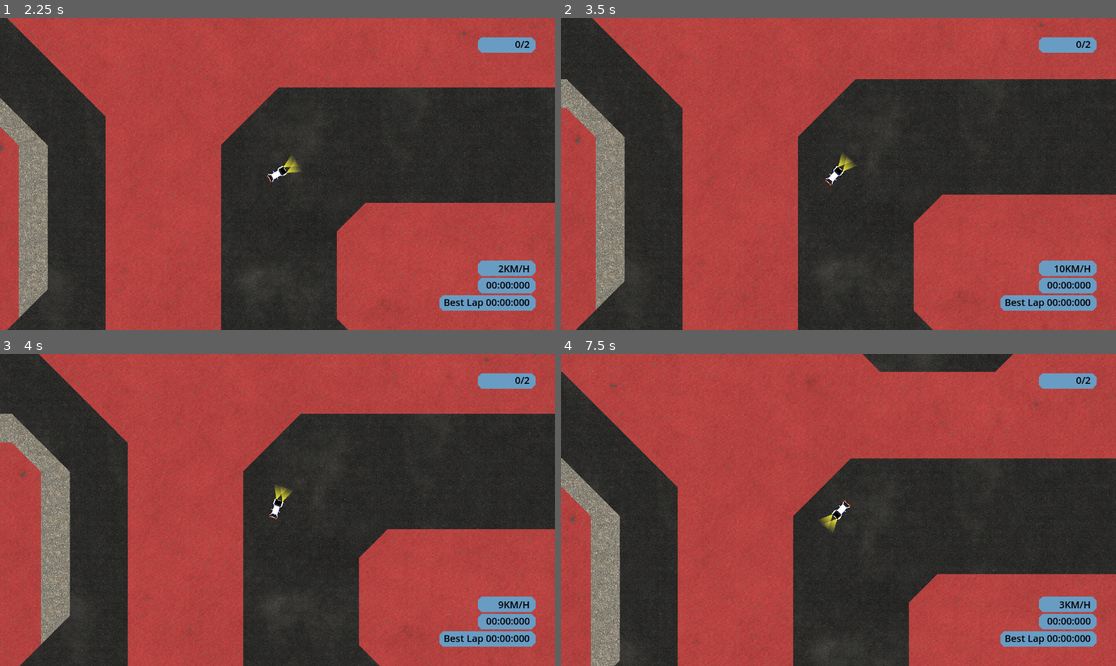
Above: before the commit, frames 1-4 (two rows, left to right).
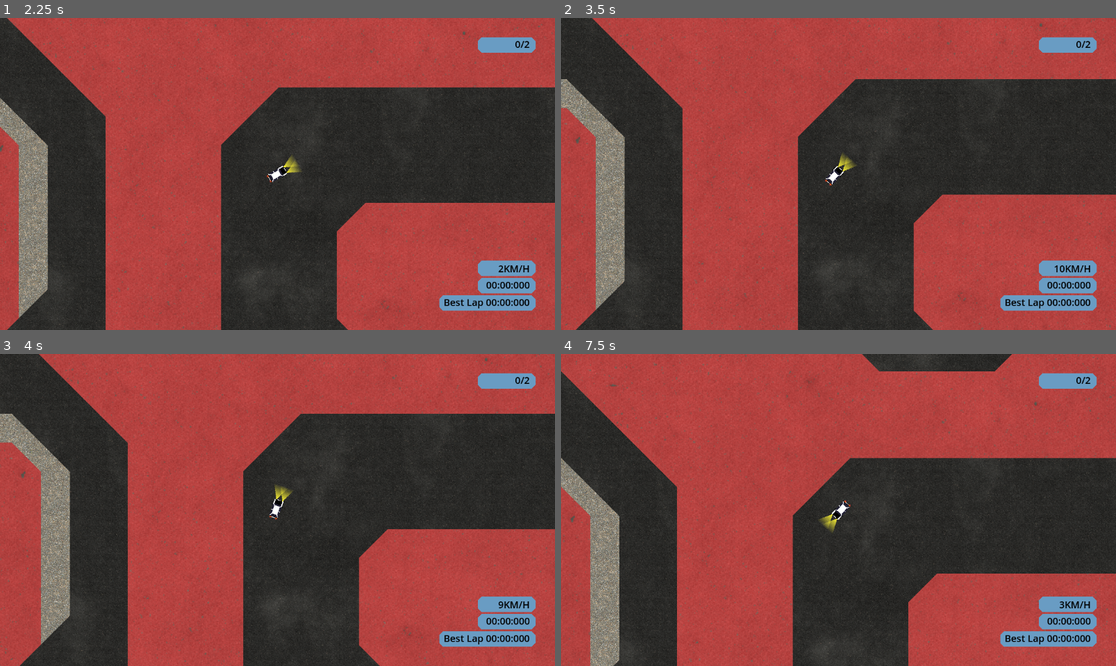
Above: after the commit, the same moments.

Repository: ras-marques/dejadrift
Game: Godot game, scene res://Scenes/main_menu.tscn
The game is run twice, just before and just after one commit, with the same random seed, the same clock (stepped at 60 frames per second) and the same inputs. Sound files missing from this copy of the repository are replaced by a short silence.
Inputs:
- Up to frame 1 (2.25 s): click "CAREER" at 0.5 s; tap Enter at 1.25 s; hold D (car_turn_right) 1.28-2.03 s; tap Space (car_handbrake) at 2 s; hold S (car_brake) from 2.03 s (still down)
- Up to frame 2 (3.5 s): release S (car_brake) at 2.78 s; hold D (car_turn_right) from 2.78 s (still down)
- Up to frame 3 (4 s): release D (car_turn_right) at 3.53 s; hold W (car_accelerate) from 3.53 s (still down)
- Up to frame 4 (7.5 s): release W (car_accelerate) at 4.28 s; hold A (car_turn_left) 4.28-5.78 s; hold S (car_brake) 5.78-6.53 s; hold D (car_turn_right) 6.53-7.28 s; hold W (car_accelerate) from 7.28 s (still down)

Frame 1 is identical in both runs. In frame 2, 0.4% of the frame differs, in the area x 0-53%, y 19-94%; in frame 3, 0.8%; in frame 4, 2.5%, in the area x 0-100%, y 0-100%.

Commit message:
Finish race screen complete
Proof of concept done, will probably not touch this more

Diff:
--- a/Scenes/Level1.tscn
+++ b/Scenes/Level1.tscn
@@ -7,6 +7,7 @@
 [ext_resource type="PackedScene" uid="uid://c56ep7k85v3b3" path="res://Scenes/Car.tscn" id="3_d0axy"]
 [ext_resource type="PackedScene" uid="uid://c27bvr337ikww" path="res://Scenes/interface.tscn" id="4_pv3sb"]
 [ext_resource type="Texture2D" uid="uid://ompb7376nfns" path="res://Sprites/Asphalt029B_1K_Color.png" id="4_xx8do"]
+[ext_resource type="PackedScene" uid="uid://symjuw1xxynn" path="res://Scenes/finish_screen.tscn" id="8_5e7m0"]
 
 [sub_resource type="RectangleShape2D" id="RectangleShape2D_3pxym"]
 
@@ -207,7 +208,9 @@
 rotation = 1.0472
 
 [node name="Interface" parent="." instance=ExtResource("4_pv3sb")]
-z_index = 1
+
+[node name="FinishScreen" parent="." instance=ExtResource("8_5e7m0")]
+visible = false
 
 [connection signal="body_entered" from="Track/GravelPits" to="Car" method="_on_area_2d_body_entered"]
 [connection signal="body_exited" from="Track/GravelPits" to="Car" method="_on_gravel_pits_body_exited"]
--- /dev/null
+++ b/Scenes/finish_screen.tscn
@@ -0,0 +1,56 @@
+[gd_scene load_steps=3 format=3 uid="uid://symjuw1xxynn"]
+
+[ext_resource type="Script" path="res://Scripts/finish_screen.gd" id="1_uhy4f"]
+
+[sub_resource type="LabelSettings" id="LabelSettings_kibwi"]
+font_size = 37
+font_color = Color(0.909804, 0.835294, 0, 1)
+shadow_size = 6
+shadow_color = Color(0.509804, 0.0823529, 0, 0.568627)
+
+[node name="FinishScreen" type="CanvasLayer"]
+script = ExtResource("1_uhy4f")
+
+[node name="Node2D" type="Node2D" parent="."]
+position = Vector2(375, 175)
+
+[node name="ColorRect" type="ColorRect" parent="Node2D"]
+offset_left = -150.0
+offset_top = -50.0
+offset_right = 250.0
+offset_bottom = 175.0
+scale = Vector2(1.75953, 1.5448)
+color = Color(0.337255, 0.337255, 0.337255, 0.776471)
+
+[node name="Label" type="Label" parent="Node2D"]
+offset_left = 75.0
+offset_top = 25.0
+offset_right = 354.0
+offset_bottom = 79.0
+text = "RACE FINISHED!"
+label_settings = SubResource("LabelSettings_kibwi")
+
+[node name="CPUParticles2D" type="CPUParticles2D" parent="Node2D"]
+position = Vector2(-100, 200)
+amount = 500
+direction = Vector2(1, -1)
+spread = 25.0
+initial_velocity_min = 600.0
+initial_velocity_max = 600.0
+
+[node name="CPUParticles2D2" type="CPUParticles2D" parent="Node2D"]
+position = Vector2(500, 100)
+amount = 500
+direction = Vector2(-1, -1)
+spread = 25.0
+initial_velocity_min = 600.0
+initial_velocity_max = 600.0
+
+[node name="CPUParticles2D3" type="CPUParticles2D" parent="Node2D"]
+position = Vector2(275, 175)
+amount = 500
+direction = Vector2(-1, -1)
+spread = 180.0
+initial_velocity_min = 600.0
+initial_velocity_max = 600.0
+color = Color(1, 1, 0.223529, 1)
--- a/Scenes/interface.tscn
+++ b/Scenes/interface.tscn
@@ -5,39 +5,36 @@
 [ext_resource type="PackedScene" uid="uid://bty7tvfoifenj" path="res://Scenes/lapCounter.tscn" id="3_f65sm"]
 [ext_resource type="PackedScene" uid="uid://cukke62gypkin" path="res://Scenes/bestLap.tscn" id="4_bexyf"]
 
-[node name="Interface" type="Node2D"]
+[node name="Interface" type="CanvasLayer"]
 
-[node name="CanvasLayer" type="CanvasLayer" parent="."]
-layer = 2
-
-[node name="Polygon2D" type="Polygon2D" parent="CanvasLayer"]
+[node name="Polygon2D" type="Polygon2D" parent="."]
 position = Vector2(0, -48)
 color = Color(0.415686, 0.611765, 0.768627, 1)
 polygon = PackedVector2Array(1000, 552, 1104, 552, 1112, 560, 1112, 576, 1104, 584, 1000, 584, 992, 576, 992, 560)
 
-[node name="Polygon2D2" type="Polygon2D" parent="CanvasLayer"]
+[node name="Polygon2D2" type="Polygon2D" parent="."]
 position = Vector2(0, -12)
 color = Color(0.415686, 0.611765, 0.768627, 1)
 polygon = PackedVector2Array(1000, 552, 1104, 552, 1112, 560, 1112, 576, 1104, 584, 1000, 584, 992, 576, 992, 560)
 
-[node name="Polygon2D3" type="Polygon2D" parent="CanvasLayer"]
+[node name="Polygon2D3" type="Polygon2D" parent="."]
 position = Vector2(0, -512)
 color = Color(0.415686, 0.611765, 0.768627, 1)
 polygon = PackedVector2Array(1000, 552, 1104, 552, 1112, 560, 1112, 576, 1104, 584, 1000, 584, 992, 576, 992, 560)
 
-[node name="Polygon2D4" type="Polygon2D" parent="CanvasLayer"]
+[node name="Polygon2D4" type="Polygon2D" parent="."]
 position = Vector2(0, 24)
 color = Color(0.415686, 0.611765, 0.768627, 1)
 polygon = PackedVector2Array(920, 552, 1104, 552, 1112, 560, 1112, 576, 1104, 584, 920, 584, 912, 576, 912, 560)
 
-[node name="Speed" parent="CanvasLayer" instance=ExtResource("1_gs672")]
+[node name="Speed" parent="." instance=ExtResource("1_gs672")]
 position = Vector2(950, 506)
 
-[node name="Time" parent="CanvasLayer" instance=ExtResource("1_utkew")]
+[node name="Time" parent="." instance=ExtResource("1_utkew")]
 position = Vector2(950, 540)
 
-[node name="LapCounter" parent="CanvasLayer" instance=ExtResource("3_f65sm")]
+[node name="LapCounter" parent="." instance=ExtResource("3_f65sm")]
 position = Vector2(950, 40)
 
-[node name="BestLap" parent="CanvasLayer" instance=ExtResource("4_bexyf")]
+[node name="BestLap" parent="." instance=ExtResource("4_bexyf")]
 position = Vector2(921, 576)
--- a/Scripts/CarController.gd
+++ b/Scripts/CarController.gd
@@ -31,7 +31,7 @@
 	driftSoundPlayer = get_node("ScreechSound")
 	accelerateSoundPlayer = get_node("AccelerateSound")
 
-	lapCounter = get_node("../Interface/CanvasLayer/LapCounter/Label")
+	lapCounter = get_node("../Interface/LapCounter/Label")
 
 func get_input():
 	if Input.is_action_pressed("car_accelerate"):
@@ -152,6 +152,11 @@
 		apply_force(gravelForce/2, backWheelPosition) #this is good!
 		apply_force(gravelForce/2, frontWheelPosition) #this is good!
 
+	#air friction
+	var airFrictionForce = -velocity.normalized()*(velocity.length()*velocity.length()*0.00025)
+	apply_force(airFrictionForce/2, backWheelPosition) #this is good!
+	apply_force(airFrictionForce/2, frontWheelPosition) #this is good!
+
 func _on_area_2d_body_entered(body):
 	if body.name == "Car":
 		onGravel = true
--- a/Scripts/LapCounter.gd
+++ b/Scripts/LapCounter.gd
@@ -4,10 +4,12 @@
 var totalNumberOfLaps
 
 var lapTimeCounter
+var finishScreen
 
 # Called when the node enters the scene tree for the first time.
 func _ready():
 	lapTimeCounter = get_node("../../Time/Label")
+	finishScreen = get_node("../../../FinishScreen")
 	lapCount = 0
 	totalNumberOfLaps = 2
 	self.text = str(lapCount) + "/" + str(totalNumberOfLaps)
@@ -18,7 +20,7 @@
 		lapCount = lapCount + 1
 		self.text = str(lapCount) + "/" + str(totalNumberOfLaps)
 	else:
-		print("Finished Race!")
+		finishScreen.show()
 
 # Called every frame. 'delta' is the elapsed time since the previous frame.
 func _process(delta):
--- /dev/null
+++ b/Scripts/finish_screen.gd
@@ -0,0 +1,10 @@
+extends CanvasLayer
+
+
+# Called when the node enters the scene tree for the first time.
+func _ready():
+	pass # Replace with function body.
+
+# Called every frame. 'delta' is the elapsed time since the previous frame.
+func _process(delta):
+	pass
Not shown, added: DejaDriftIcon.png.import
Not shown: 1 places in Scenes/Level1.tscn that only renumber resources
Not shown, changed: DejaDriftHTML.zip
Not shown, changed: DejaDriftHTML/index.html
Not shown, changed: DejaDriftHTML/index.pck
